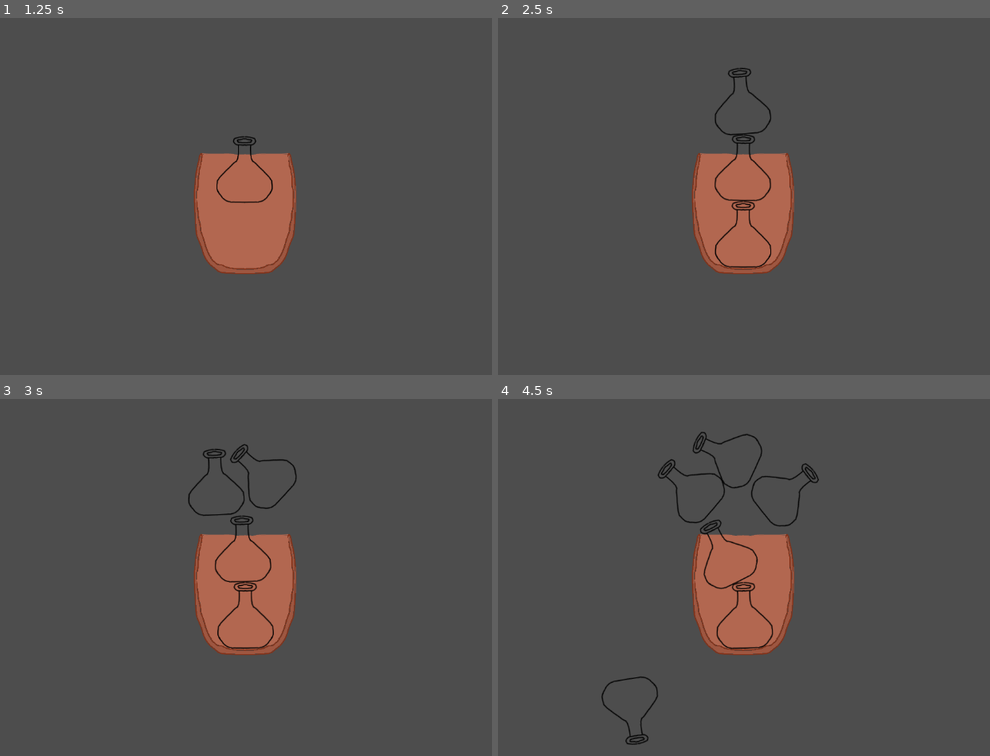
Above: before the commit, frames 1-4 (two rows, left to right).
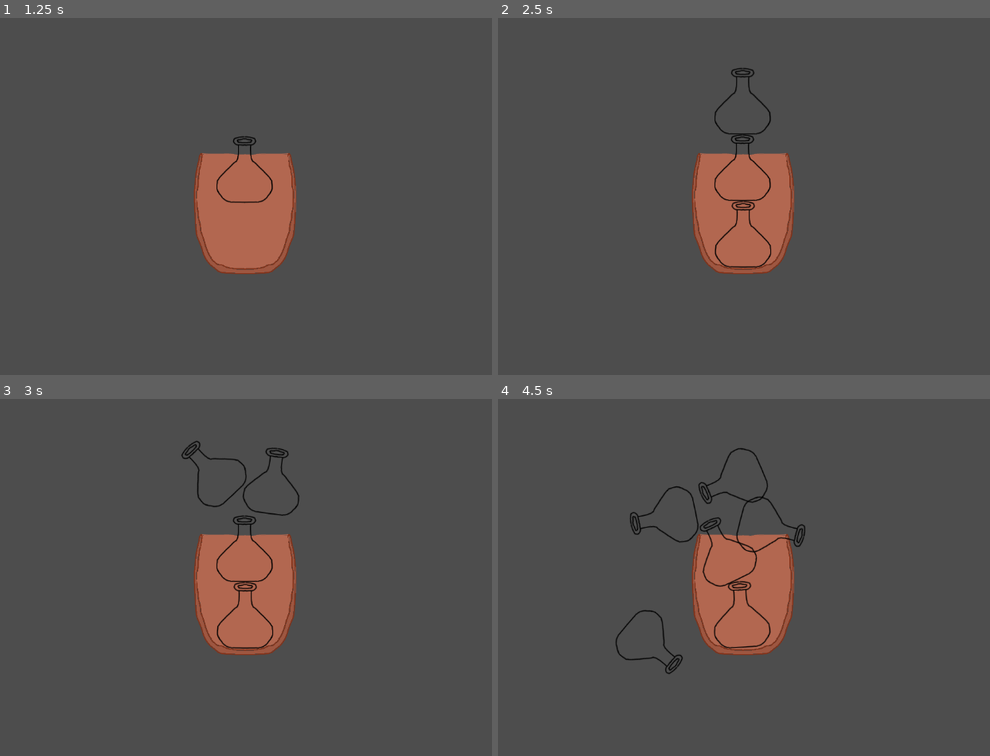
Above: after the commit, the same moments.

Repository: raienelliston/Pirate-Software-Gamejam-July-2024
Game: Godot game, scene res://assets/UI/bag_ui/bag_ui.tscn
Two runs of this game, one before a commit and one after it. Both use one fixed random seed, a clock stepped at 60 frames per second and the inputs below. This scene is started directly instead of the project's main scene.
Inputs (mouse positions are in pixels of both pictures, inside the frame that each line leads up to):
- Up to frame 1 (1.25 s): tap Enter at 0.5 s; move the mouse to (388, 178) at 0.52 s; hold D (move_right) from 0.53 s (still down); hold Right mouse button (secondary_action, bound only after the … from 0.53 s (still down); click (388, 178) at 0.67 s
- Up to frame 2 (2.5 s): move the mouse to (621, 214) at 1.27 s; release D (move_right) at 1.28 s; release Right mouse button (secondary_action, bound only after the … at 1.28 s; hold S (move_down) 1.28-2.03 s; click (621, 214) at 1.35 s; right-click (621, 214) at 1.55 s; move the mouse to (812, 117) at 2.02 s; hold D (move_right) from 2.03 s (still down); hold Right mouse button (secondary_action, bound only after the … from 2.03 s (still down); click (812, 117) at 2.17 s
- Up to frame 3 (3 s): move the mouse to (221, 648) at 2.77 s; release D (move_right) at 2.78 s; release Right mouse button (secondary_action, bound only after the … at 2.78 s; hold W (move_up) from 2.78 s (still down); right-click (221, 648) at 2.85 s; click (221, 648) at 2.92 s
- Up to frame 4 (4.5 s): move the mouse to (940, 631) at 3.52 s; release W (move_up) at 3.53 s; hold Right mouse button (secondary_action, bound only after the … 3.53-4.28 s; hold A (move_left) from 3.53 s (still down); click (940, 631) at 3.6 s; move the mouse to (557, 523) at 4.27 s; right-click (557, 523) at 4.35 s; click (557, 523) at 4.42 s

Frame 1 is identical in both runs. In frame 2, 0.3% of the frame differs, in the area x 44-56%, y 14-52%; in frame 3, 1.2%; in frame 4, 2.3%, in the area x 21-66%, y 9-97%.
Error before the commit: Invalid access to property or key 'potion_color' on a base object of type 'PackedScene'. (res://resources/items/potions/potion_base.gd:8)

Commit message:
tried to fix color not called correcly and wrote the dragging code

Diff:
--- a/project.godot
+++ b/project.godot
@@ -41,6 +41,11 @@
 "events": [Object(InputEventMouseButton,"resource_local_to_scene":false,"resource_name":"","device":-1,"window_id":0,"a …(258 unchanged characters)…
 ]
 }
+secondary_action={
+"deadzone": 0.5,
+"events": [Object(InputEventMouseButton,"resource_local_to_scene":false,"resource_name":"","device":-1,"window_id":0,"alt_pressed":false,"shift_pressed":false,"ctrl_pressed":false,"meta_pressed":false,"button_mask":2,"position":Vector2(177, 12),"global_position":Vector2(181, 53),"factor":1.0,"button_index":2,"canceled":false,"pressed":true,"double_click":false,"script":null)
+]
+}
 
 [layer_names]
 
--- a/resources/items/potions/potion_base.gd
+++ b/resources/items/potions/potion_base.gd
@@ -4,5 +4,22 @@
 
 @onready var label = $RigidBody2D/Label
 
+var selected = false
+
 func _ready() -> void:
-	label.text = base_class.potion_color
+	#label.text = str(base_class.potion_color)
+	pass
+
+func _process(delta):
+	if selected:
+		followMouse()
+
+func followMouse():
+	position = get_global_mouse_position()
+
+func _on_Area2D_input_event(viewport, event, shape_idx):
+	if event is InputEventMouseButton:
+		if Input.is_action_pressed("secondary_action"):
+			selected = true
+		else:
+			selected = false
--- a/resources/items/potions/potion_base.tscn
+++ b/resources/items/potions/potion_base.tscn
@@ -27,3 +27,10 @@
 [node name="InsideCollision" type="CollisionPolygon2D" parent="RigidBody2D"]
 visible = false
 polygon = PackedVector2Array(21, -25, 42, -4, 46, 1, 48, 10, 47, 20, 40, 30, 32, 37, 23, 40, -25, 40, -34, 38, -41, 31, -46, 25, -50, 17, -49, 3, -43, -5, -33, -16, -18, -30, -15, -32, -12, -41, -11, -62, 9, -62, 9, -42, 12, -33, 19, -27)
+
+[node name="Area2D" type="Area2D" parent="."]
+collision_layer = 0
+collision_mask = 0
+
+[node name="CollisionPolygon2D" type="CollisionPolygon2D" parent="Area2D"]
+polygon = PackedVector2Array(32, -18, 13, -36, 22, -79, -24, -79, -15, -35, -51, -1, -53, 20, -36, 41, 30, 42, 51, 24, 50, 1)
